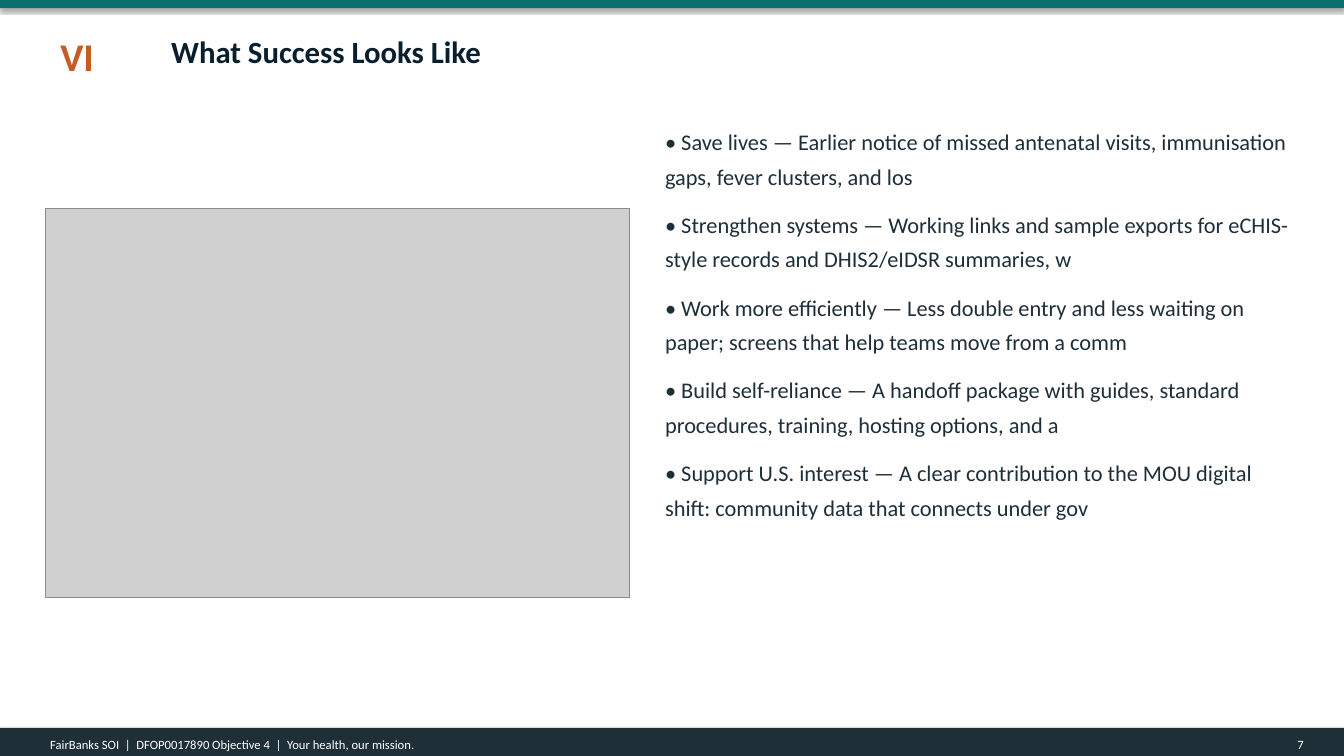
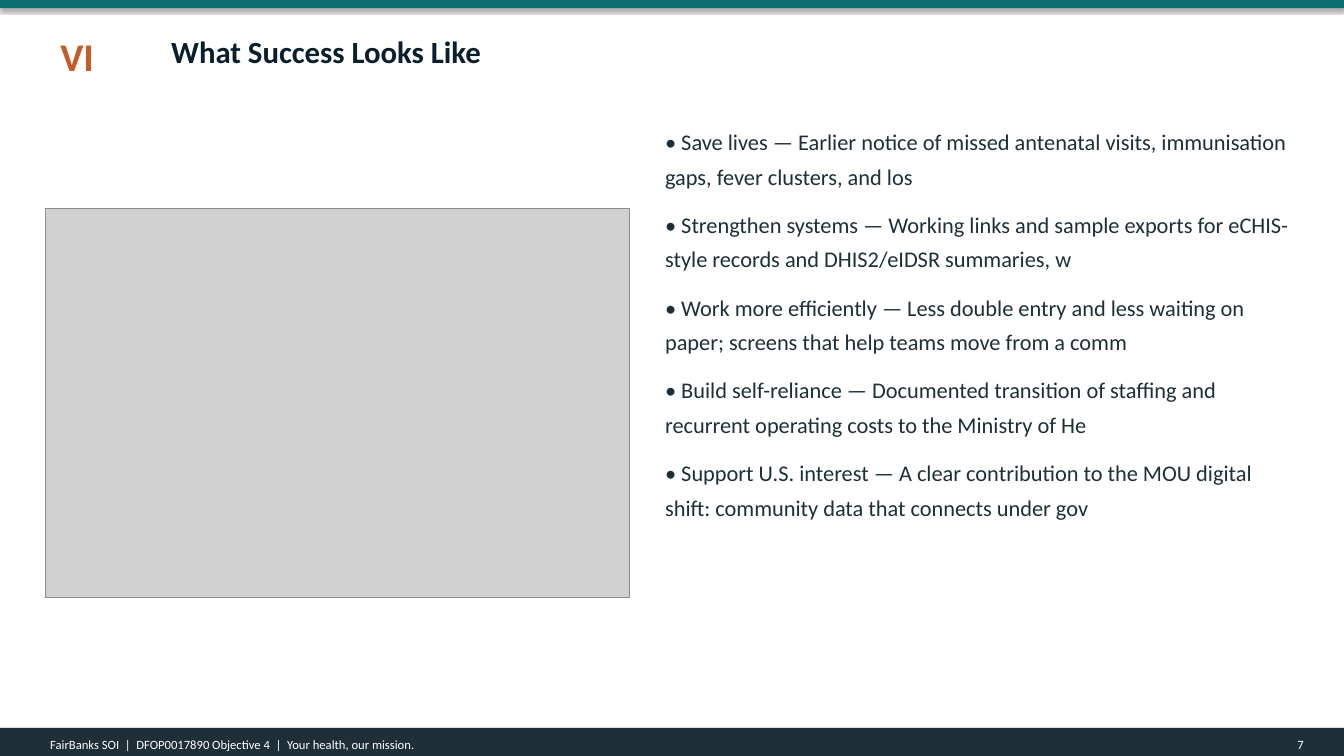
Before and after one commit to WASSWA2624/fairbanks, a slide deck: slide 7 of applications/dos-uganda/documents/dos-uganda_ppt.pptx. Drawn at 1344x756 pixels with LibreOffice and Linux fonts; fonts in the diff are those of the drawing; grey boxes stand for pictures. Boxes give left, top, right and bottom in pixels: in the first picture for what was removed or moved away, otherwise in the second. Text is boxed around its words. In the diff, an @@ line names an element or a change of style, - is before the commit and + after.

```diff
--- a/applications/dos-uganda/documents/dos-uganda_ppt.pptx
+++ b/applications/dos-uganda/documents/dos-uganda_ppt.pptx
@@ text at (665,382,1216,437): text changed @@
-• Build self-reliance — A handoff package with guides, standard procedures, training, hosting options, and a
+• Build self-reliance — Documented transition of staffing and recurrent operating costs to the Ministry of He
```
Also in this commit, not shown: 2 other slides changed, 4 other files.
